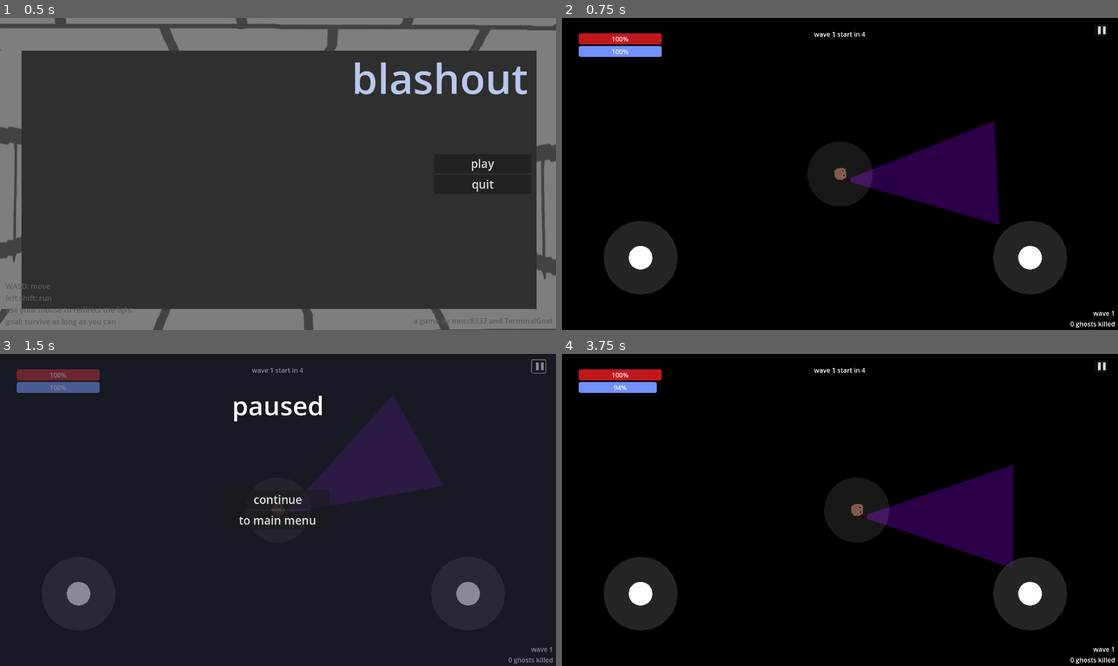
Above: before the commit, frames 1-4 (two rows, left to right).
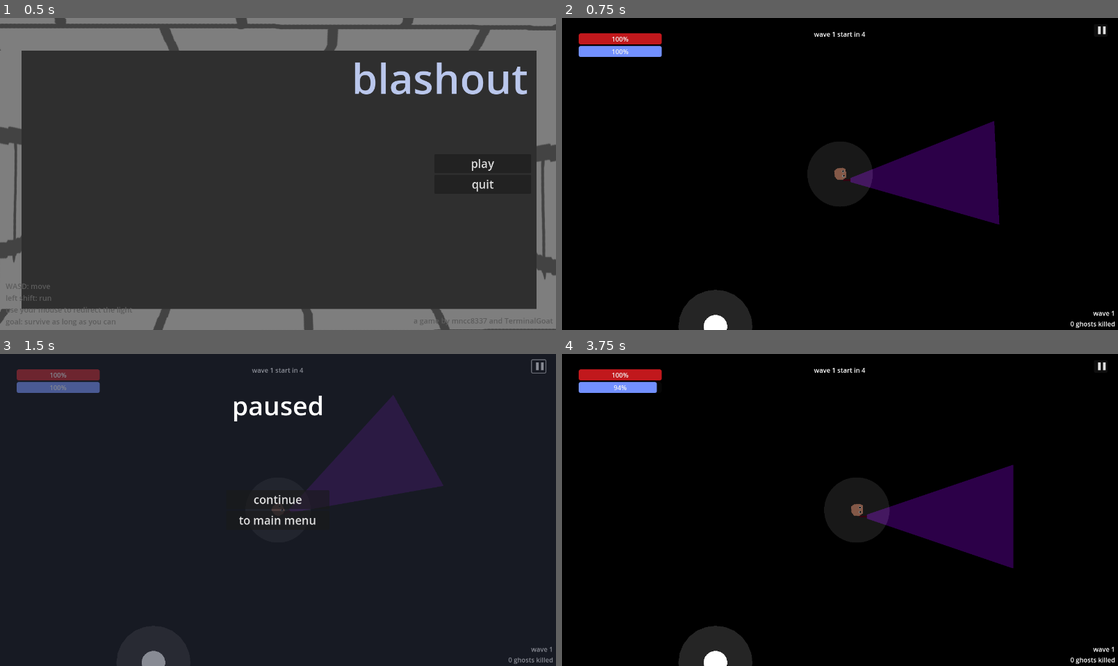
Above: after the commit, the same moments.

Repository: mncc8337/blashout
Game: Godot game, scene res://scenes/mainmenu.tscn
Two runs of this game, one before a commit and one after it. Both use one fixed random seed, a clock stepped at 60 frames per second and the inputs below.
Inputs (mouse positions are in pixels of both pictures, inside the frame that each line leads up to):
- Up to frame 1 (0.5 s): no input
- Up to frame 2 (0.75 s): click "play" at 0.5 s
- Up to frame 3 (1.5 s): click "▐▐" at 1.25 s
- Up to frame 4 (3.75 s): click "to main menu" at 2 s; click "play" at 2.75 s; tap Enter at 3.5 s; move the mouse to (962, 494) at 3.52 s; hold D (right) from 3.53 s (still down); hold Shift (run) from 3.53 s (still down); click (962, 494) at 3.67 s

Frame 1 is identical in both runs. In frame 2, 6.3% of the frame differs, in the area x 7-91%, y 65-100%; in frame 3, 0.7%; in frame 4, 6.3%.

Commit message:
better mobile support

Diff:
--- a/project.godot
+++ b/project.godot
@@ -22,7 +22,6 @@
 
 window/size/viewport_width=1366
 window/size/viewport_height=768
-window/size/resizable=false
 
 [input]
 
@@ -70,4 +69,5 @@
 textures/canvas_textures/default_texture_filter=0
 renderer/rendering_method="gl_compatibility"
 renderer/rendering_method.mobile="gl_compatibility"
+textures/vram_compression/import_etc2_astc=true
 textures/lossless_compression/force_png=true
--- a/scenes/main.tscn
+++ b/scenes/main.tscn
@@ -8,6 +8,7 @@
 [ext_resource type="PackedScene" uid="uid://bvx2mdsvgim6t" path="res://scenes/joystick.tscn" id="6_bv1py"]
 [ext_resource type="AudioStream" uid="uid://bsxu5tqbk4hmt" path="res://sfx/storm.mp3" id="7_g4lc1"]
 [ext_resource type="Theme" uid="uid://c0nltyktuyg0j" path="res://button_theme.tres" id="7_iaru5"]
+[ext_resource type="Texture2D" uid="uid://ms00oskxpk00" path="res://imgs/vision.png" id="7_rie72"]
 [ext_resource type="AudioStream" uid="uid://y2vljcxi556g" path="res://sfx/selection.wav" id="8_wbf00"]
 
 [sub_resource type="StyleBoxFlat" id="StyleBoxFlat_fubgv"]
@@ -66,8 +67,8 @@
 
 [node name="player" parent="." node_paths=PackedStringArray("move_joystick", "dir_joystick", "main") instance=ExtResource("1_ir80p")]
 position = Vector2(683, 384)
-move_joystick = NodePath("../joysticks/move")
-dir_joystick = NodePath("../joysticks/point")
+move_joystick = NodePath("../phone_ui/move")
+dir_joystick = NodePath("../phone_ui/point")
 main = NodePath("..")
 
 [node name="walls" type="Node2D" parent="."]
@@ -191,13 +192,19 @@
 grow_horizontal = 0
 text = "▐▐"
 
-[node name="joysticks" type="CanvasLayer" parent="."]
-
-[node name="move" parent="joysticks" instance=ExtResource("6_bv1py")]
-position = Vector2(193, 590)
-
-[node name="point" parent="joysticks" instance=ExtResource("6_bv1py")]
-position = Vector2(1150, 590)
+[node name="phone_ui" type="CanvasLayer" parent="."]
+
+[node name="move" parent="phone_ui" instance=ExtResource("6_bv1py")]
+position = Vector2(377, 760)
+
+[node name="point" parent="phone_ui" instance=ExtResource("6_bv1py")]
+position = Vector2(2103, 760)
+
+[node name="run" type="TouchScreenButton" parent="phone_ui"]
+position = Vector2(1739, 103)
+scale = Vector2(0.285, 0.285)
+texture_normal = ExtResource("7_rie72")
+action = "run"
 
 [node name="death_UI" type="CanvasLayer" parent="."]
 process_mode = 2
@@ -374,9 +381,9 @@
 visible = false
 
 [node name="background" type="Polygon2D" parent="pause_menu"]
-position = Vector2(151, 82)
+position = Vector2(503, -58)
 color = Color(0.168627, 0.184314, 0.247059, 0.560784)
-polygon = PackedVector2Array(-822, -485, 1998, -666, 1939, 1309, -888, 1165)
+polygon = PackedVector2Array(-1000, -479.41, 2000, -666, 2000, 1309, -888, 2000)
 
 [node name="Label" type="Label" parent="pause_menu"]
 anchors_preset = -1
--- a/scenes/mainmenu.tscn
+++ b/scenes/mainmenu.tscn
@@ -116,3 +116,6 @@
 [node name="bgm" type="AudioStreamPlayer" parent="."]
 stream = ExtResource("8_okyuk")
 autoplay = true
+
+[node name="Camera2D" type="Camera2D" parent="."]
+offset = Vector2(683, 384)
--- a/scripts/joystick.gd
+++ b/scripts/joystick.gd
@@ -8,10 +8,10 @@
 var direction = Vector2(0, 1)
 
 func _unhandled_input(event):
-	if event is InputEventScreenTouch and self.is_pressed():
+	if event is InputEventScreenTouch and self.is_pressed() and current_index == -1:
 		current_index = event.index
 	if event is InputEventScreenDrag and current_index == event.index:
-		direction = (event.position - self.global_position).limit_length(housing_radius - numb_radius)
+		direction = (event.position - self.global_position).limit_length((housing_radius - numb_radius) * self.scale.x)
 
 		$numb.global_position = self.global_position + direction
 		direction /= housing_radius - numb_radius
--- a/scripts/main.gd
+++ b/scripts/main.gd
@@ -131,7 +131,7 @@
 func _ready():
 	# identify platform
 	if OS.get_name() == "Android" or OS.has_feature("web_android"):
-		$joysticks.show()
+		$phone_ui.show()
 		mobile = true
 
 	$foe_spawn_timer.wait_time = foe_spawn_delay
--- a/scripts/player.gd
+++ b/scripts/player.gd
@@ -131,12 +131,16 @@
 			current_dir = current_dir.lerp(dir, 0.5)
 			look_at(current_dir + position)
 		rotation += PI
-	elif dir_joystick.is_pressed():
-		var d = dir_joystick.direction.normalized()
-		if d.y < 0:
-			rotation = -acos(d.x)
+	else:
+		if dir == Vector2.ZERO or !is_running or furious:
+			var d = dir_joystick.direction
+			if d.y < 0:
+				rotation = -acos(d.x)
+			else:
+				rotation = acos(d.x)
 		else:
-			rotation = acos(d.x)
+			current_dir = current_dir.lerp(dir, 0.5)
+			look_at(current_dir + position)
 		rotation += PI
 
 	# after rotate, check if can attack
Not shown: 1 places in scenes/main.tscn that only renumber resources
